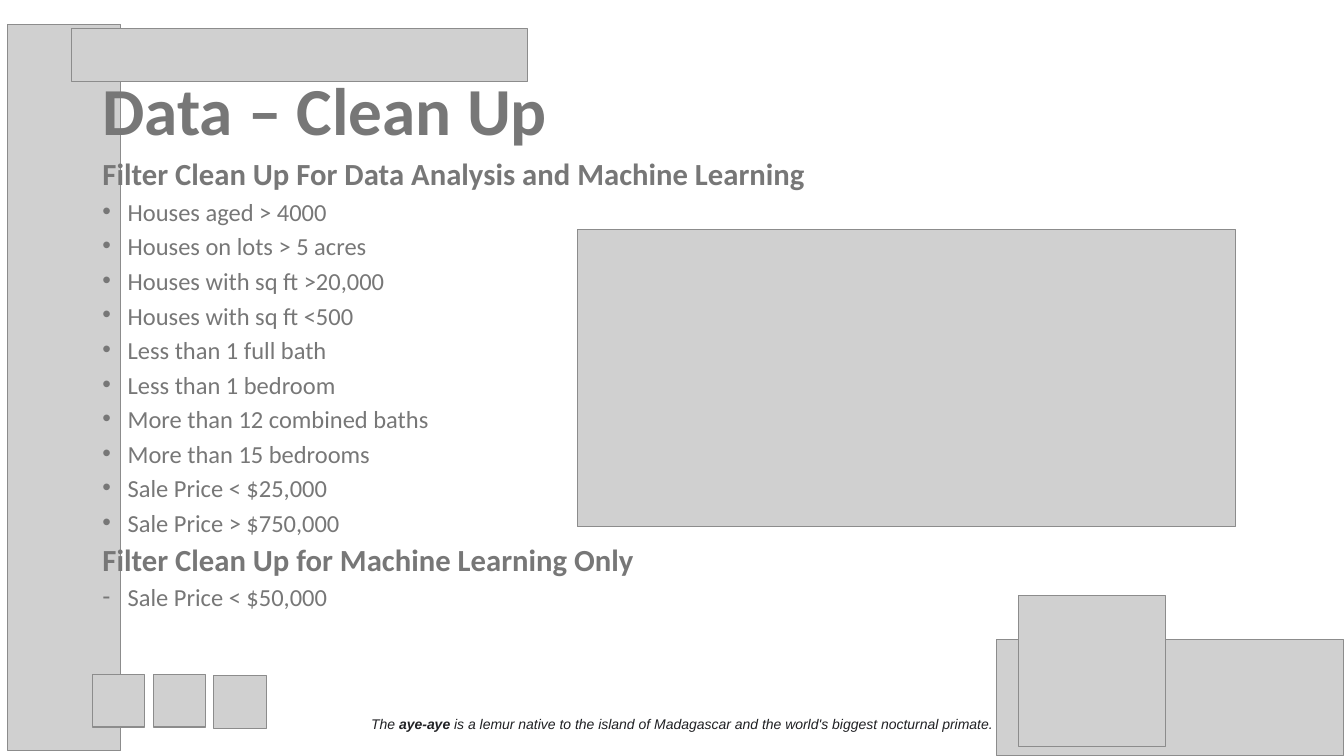
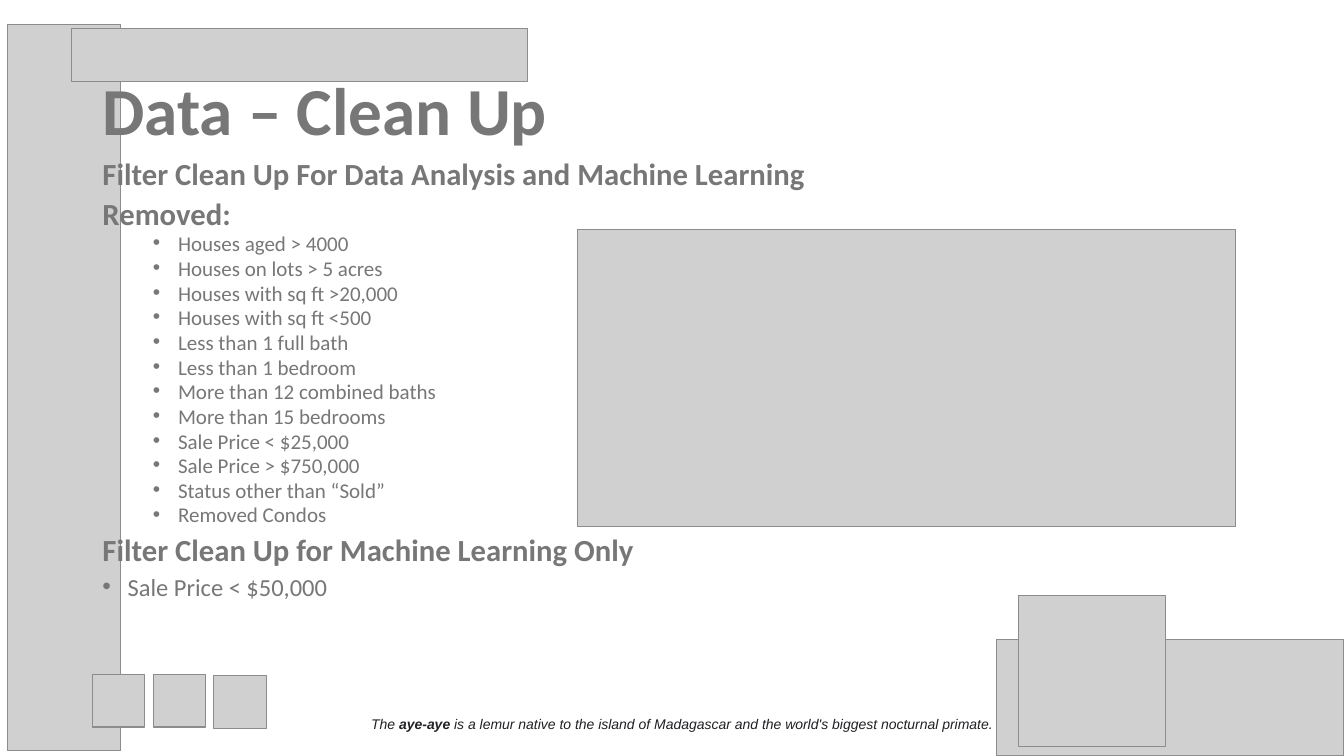
Before and after one commit to psychicesp/AI-AI, a slide deck: slide 6 of Project3_Presentation.pptx. Drawn at 1344x756 pixels with LibreOffice and Linux fonts; fonts in the diff are those of the drawing; grey boxes stand for pictures. Boxes give left, top, right and bottom in pixels: in the first picture for what was removed or moved away, otherwise in the second. Text is boxed around its words. In the diff, an @@ line names an element or a change of style, - is before the commit and + after.

Commit message:
Updated the presentation.

```diff
--- a/Project3_Presentation.pptx
+++ b/Project3_Presentation.pptx
@@ text at (x1=102, y1=199, x2=230, y2=232): paragraph added @@
+Removed:
@@ text at (x1=128, y1=236, x2=436, y2=599): size 17.5 to 15 pt in "Houses aged > 4000", "Houses on lots > 5 acres", "Houses with sq ft >20,000", "Houses with sq ft <500" and 6 more places; list level 1 to 2 in "Houses aged > 4000"; list level 1 to 2 in "Houses on lots > 5 ..."; list level 1 to 2 in "Houses with sq ft >20,000"; list level 1 to 2 in "Houses with sq ft <500"; list level 1 to 2 in "Less than 1 full bath"; list level 1 to 2 in "Less than 1 bedroom"; list level 1 to 2 in "More than 12 combined baths"; list level 1 to 2 in "More than 15 bedrooms"; list level 1 to 2 in "Sale Price < $25,000"; list level 1 to 2 in "Sale Price > $750,000"; bullet - to • @@
@@ text at (x1=178, y1=483, x2=385, y2=522): paragraphs added @@
+  • Status other than “Sold”
+  • Removed Condos
```
Also in this commit, not shown: 1 other slide changed.
